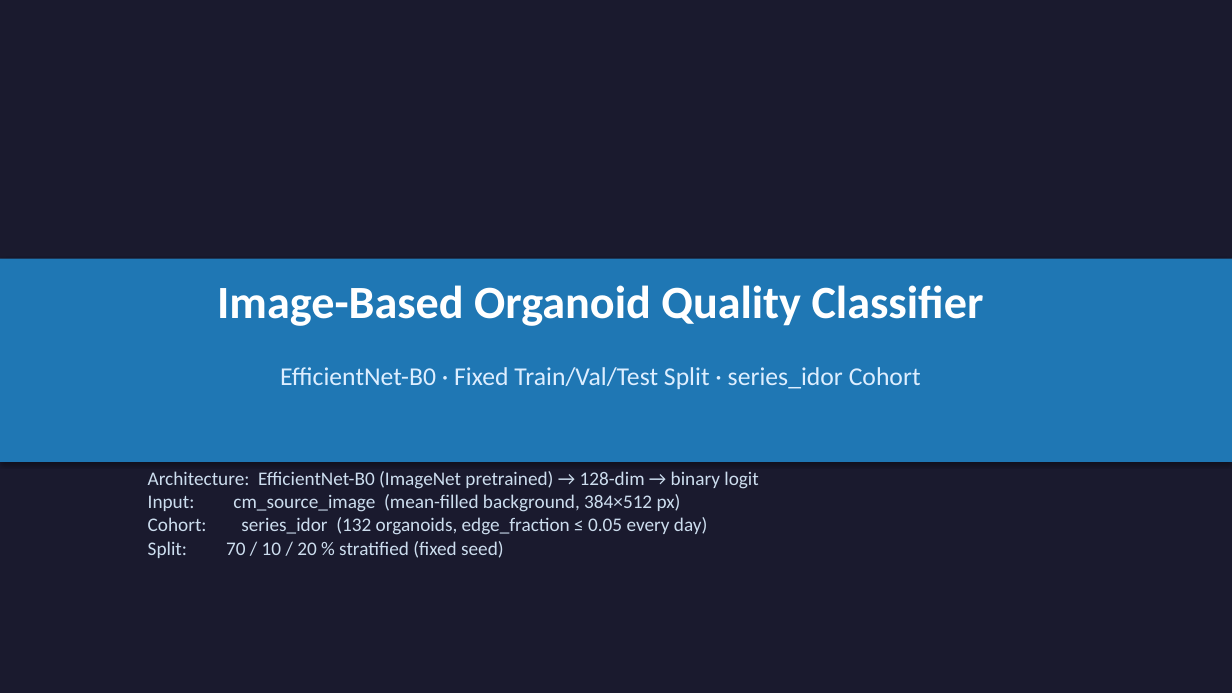
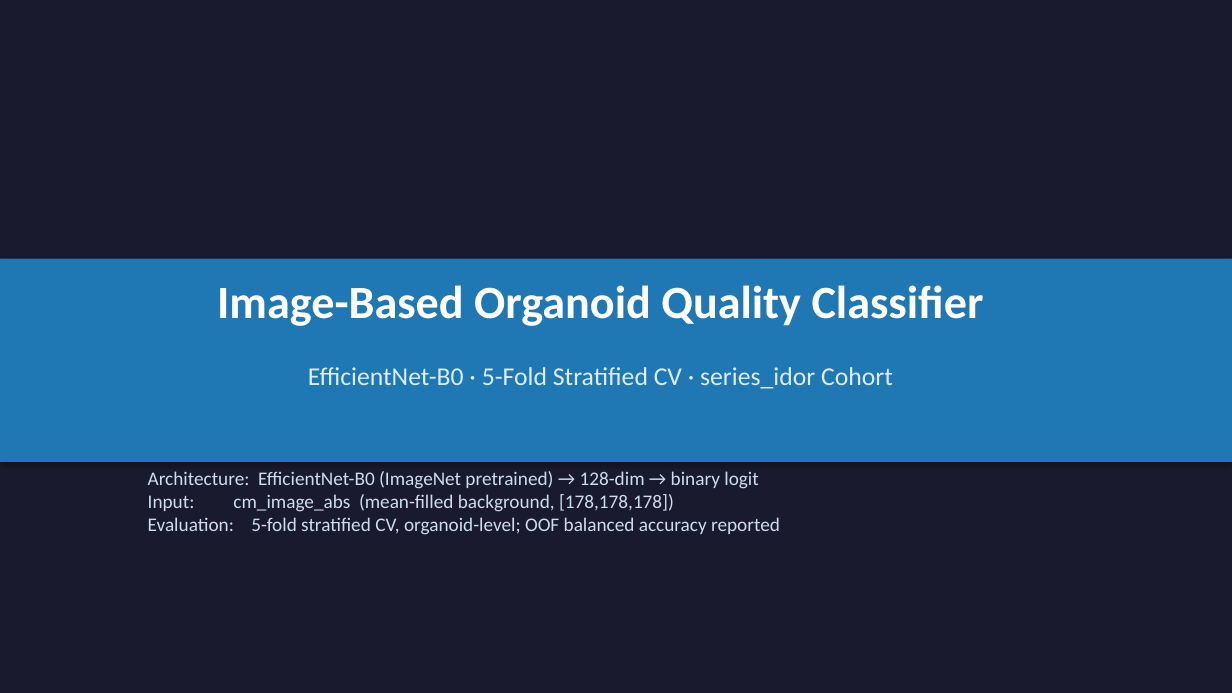
Before and after one commit to dsi-rse/2025-promega-mini-test, a slide deck: slide 1 of figures/image_classifier.pptx. Drawn at 1232x693 pixels with LibreOffice and Linux fonts; fonts in the diff are those of the drawing. Boxes give left, top, right and bottom in pixels: in the first picture for what was removed or moved away, otherwise in the second. Text is boxed around its words. In the diff, an @@ line names an element or a change of style, - is before the commit and + after.

```diff
--- a/figures/image_classifier.pptx
+++ b/figures/image_classifier.pptx
@@ text at [308, 367, 893, 389]: text changed @@
-EfficientNet-B0 · Fixed Train/Val/Test Split · series_idor Cohort
+EfficientNet-B0 · 5-Fold Stratified CV · series_idor Cohort
@@ text at [148, 471, 780, 535]: text changed @@
-Architecture: EfficientNet-B0 (ImageNet pretrained) → 128-dim → binary logit
-Input: cm_source_image (mean-filled background, 384×512 px)
-Cohort: series_idor (132 organoids, edge_fraction ≤ 0.05 every day)
-Split: 70 / 10 / 20 % stratified (fixed seed)
+Architecture: EfficientNet-B0 (ImageNet pretrained) → 128-dim → binary logit
+Input: cm_image_abs (mean-filled background, [178,178,178])
+Evaluation: 5-fold stratified CV, organoid-level; OOF balanced accuracy reported
```
Also in this commit, not shown: 6 other slides changed, 1 slide added, 5 other files.
